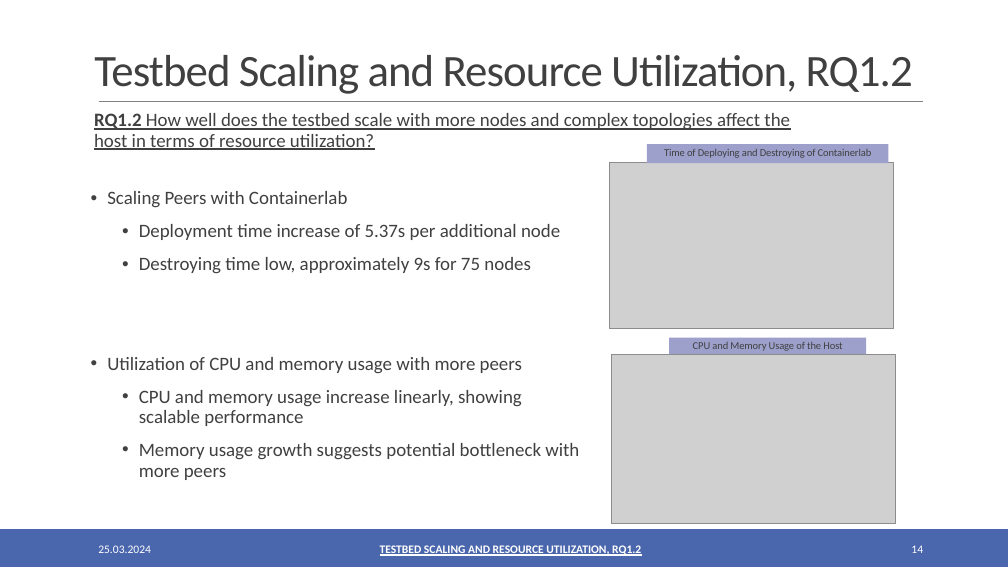
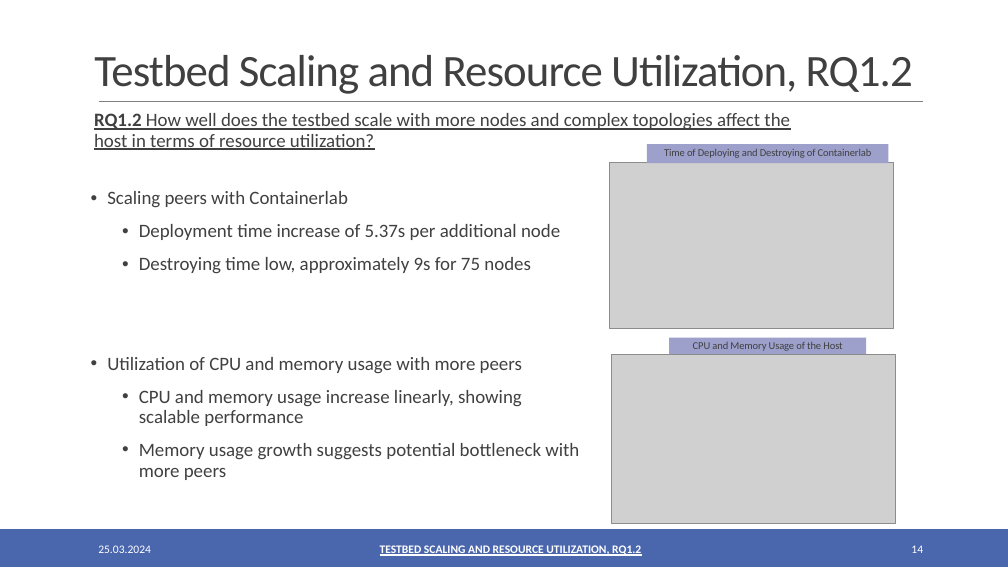
Before and after one commit to oezcankaraca/abschlussvortrag, a slide deck: slide 14 of Abschlussvortrag.pptx. Drawn at 1008x567 pixels with LibreOffice and Linux fonts; fonts in the diff are those of the drawing; grey boxes stand for pictures. Boxes give left, top, right and bottom in pixels: in the first picture for what was removed or moved away, otherwise in the second. Text is boxed around its words. In the diff, an @@ line names an element or a change of style, - is before the commit and + after.

```diff
--- a/Abschlussvortrag.pptx
+++ b/Abschlussvortrag.pptx
@@ text at [107,191,347,208]: text changed @@
-• Scaling Peers with Containerlab
+• Scaling peers with Containerlab
```
Also in this commit, not shown: 9 other slides changed, 2 other files.
